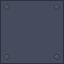
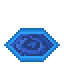
Comparing the layer stacks of the two 64 x 64 images. Changes:
added group "protaal" with 1 layers above "Group 7" over [4, 28, 60, 62]
added layer "Layer 32 copy" in group "protaal" over [4, 28, 60, 62]
hid group "walls" (16 layers) over [0, 0, 64, 64]
removed layer "backdrop" from group "walls" over [0, 0, 64, 64]
